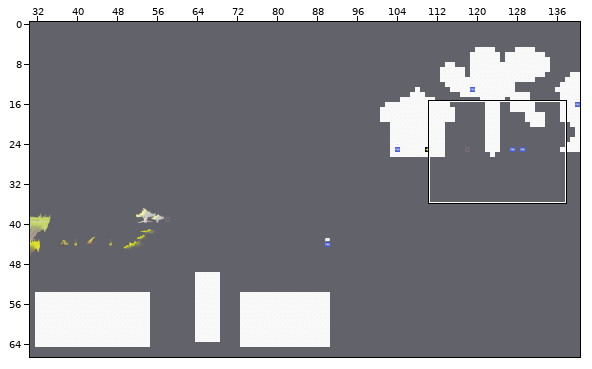
Tiled map, stored at assets/tilemaps/Alpha1.tmx. The picture above shows the old version from afar; the outline marks the close-up.
Close-up. Before the commit:
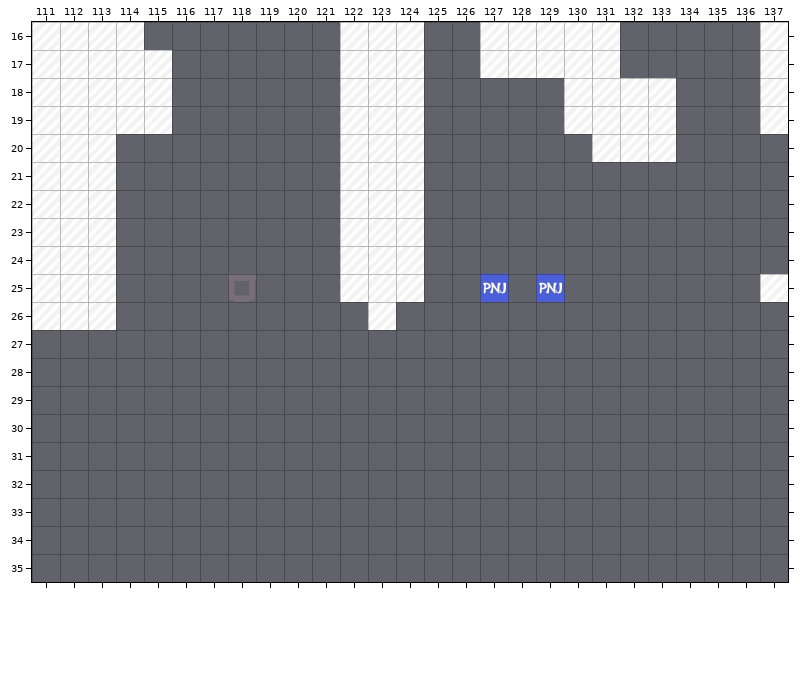
Cells are 64x64 px. Shown: x 111..137, y 16..35. The commit also changed other parts of the map, which this record leaves out.
New version:
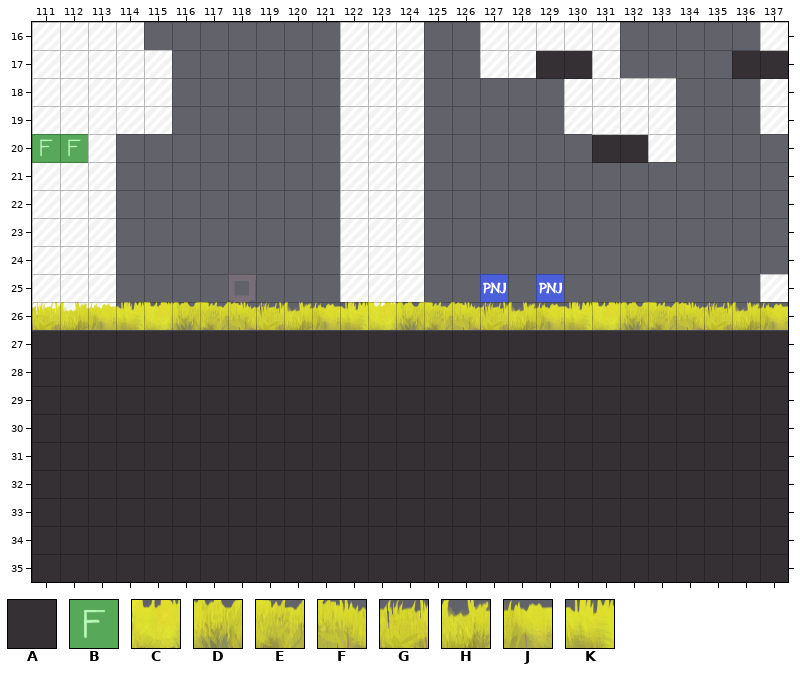
Key: from "Alpha_test1": A 7; from "platformPack_tilesheet_LD": B 293; from "test1": C 2053, D 2054, E 2055, F 2056, G 2057, H 2058, J 2059, K 2060.
_ is an empty cell.
Tiles of an added or newly shown layer are drawn over the layers below it.
Changes in this commit:
Layer "Sol" (now shown):
The author put tile A in row 17 at x 129 to 130 and 136 to 137; in row 20 at x 131 to 132; in rows 27 to 35 at x 111 to 137.
The author put tile B in row 20 at x 111 to 112.
Layer "PNJ":
The author put tile B in row 20 at x 111 to 112.
Layer "test":
The author put tile C in row 26 at x 115, 123 and 131.
The author put tile D in row 26 at x 116, 124 and 132.
The author put tile E in row 26 at x 117, 125 and 133.
The author put tile F in row 26 at x 118, 126 and 134.
The author put tile G in row 26 at x 111, 119, 127 and 135.
The author put tile H in row 26 at x 112, 120, 128 and 136.
The author put tile J in row 26 at x 113, 121, 129 and 137.
The author put tile K in row 26 at x 114, 122 and 130.
Boxes around the changes in both close-ups, in picture pixels (x1, y1, x2, y2):
added: (536, 51, 592, 79)
added: (732, 51, 788, 79)
added: (32, 134, 88, 163)
added: (592, 135, 648, 163)
added: (32, 302, 788, 582)
